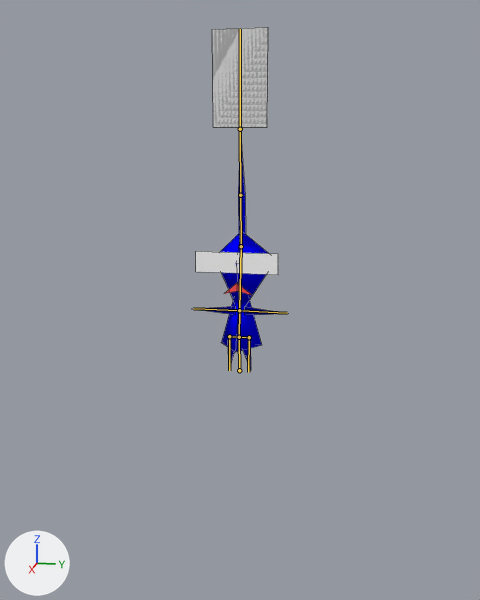
Renders of the Blender file arm9/art/pikmin.blend from each side of a commit.
The view is the same before and after, from a 50 mm lens placed at (14.51, 2.91, 5.34), pointed at (-0.24, -0.04, 1.65). Arrows for +X, +Y and +Z are at lower left; the lights stay in place. The bones that bend it are drawn over the model as lines. Mesh edges are drawn as thin lines.

Names of what the first picture shows: 'blue_pikmin'.
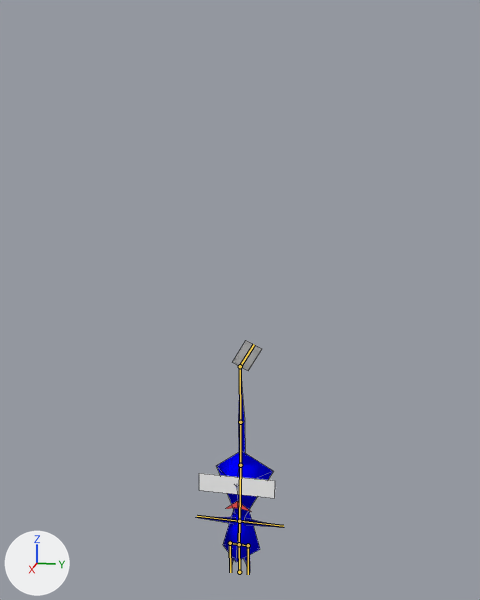
The newer file adds an action. The first version stands in its rest pose; the second is drawn at frame 0 of the action 'Grow'.

Location of each change, [x1, y1, x2, y2] in pixels of the pictures (480 x 600 px):
'blue_pikmin', posed (33% shorter): before [196, 27, 286, 370]; after [195, 340, 285, 571]
bone 'root', root to tip: before (239, 370) to (239, 337); after (239, 572) to (239, 544)
bone 'leaf', root to tip: before (240, 129) to (240, 29); after (240, 366) to (254, 344)

The edits, one by one:
Bone 'root' (bone_root) moves from (0.0, 0.0, 0.0) to (0.0, -5.4, 0.35).
Bone 'leaf' (bone_leaf) turns from (0, 0, 0) to (12, 7, -29) degrees about its own x, y and z.
Bone 'leaf' (bone_leaf) is rescaled from (1.0, 1.0, 1.0) to (0.36, 0.36, 0.36).
